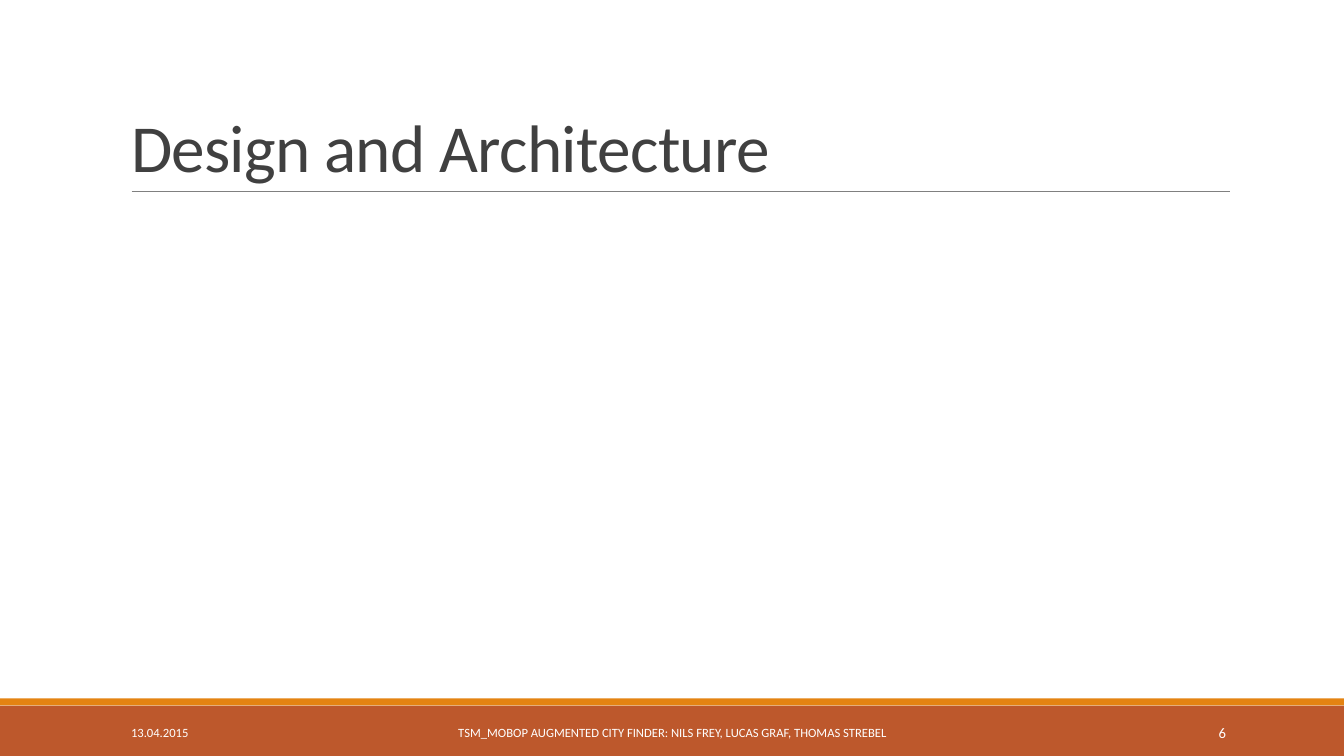
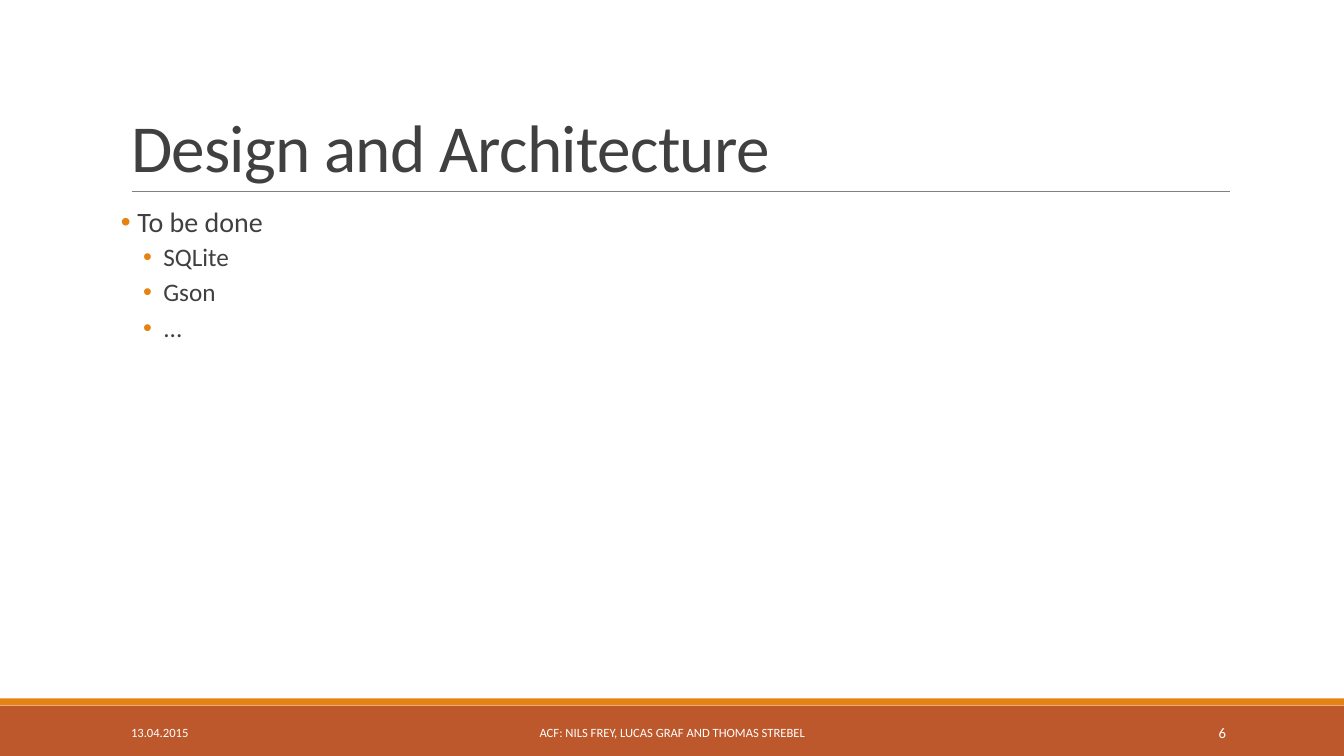
Before and after one commit to freyn42/TSM_MobOp, a slide deck: slide 6 of Presentation/TSM_MobOp Mini Project.pptx. Drawn at 1344x756 pixels with LibreOffice and Linux fonts; fonts in the diff are those of the drawing. Boxes give left, top, right and bottom in pixels: in the first picture for what was removed or moved away, otherwise in the second. Text is boxed around its words. In the diff, an @@ line names an element or a change of style, - is before the commit and + after.

```diff
--- a/Presentation/TSM_MobOp Mini Project.pptx
+++ b/Presentation/TSM_MobOp Mini Project.pptx
@@ text added at <box>137,212,263,301</box>, 18 pt, text #404040 @@
+• To be done
+  • SQLite
+  • Gson
+  • ...
@@ text at <box>540,729,805,739</box>: text changed @@
-TSM_MOBOP AUGMENTED CITY FINDER: NILS FREY, LUCAS GRAF, THOMAS STREBEL
+ACF: NILS FREY, LUCAS GRAF AND THOMAS STREBEL
```
Also in this commit, not shown: 11 other slides changed.
